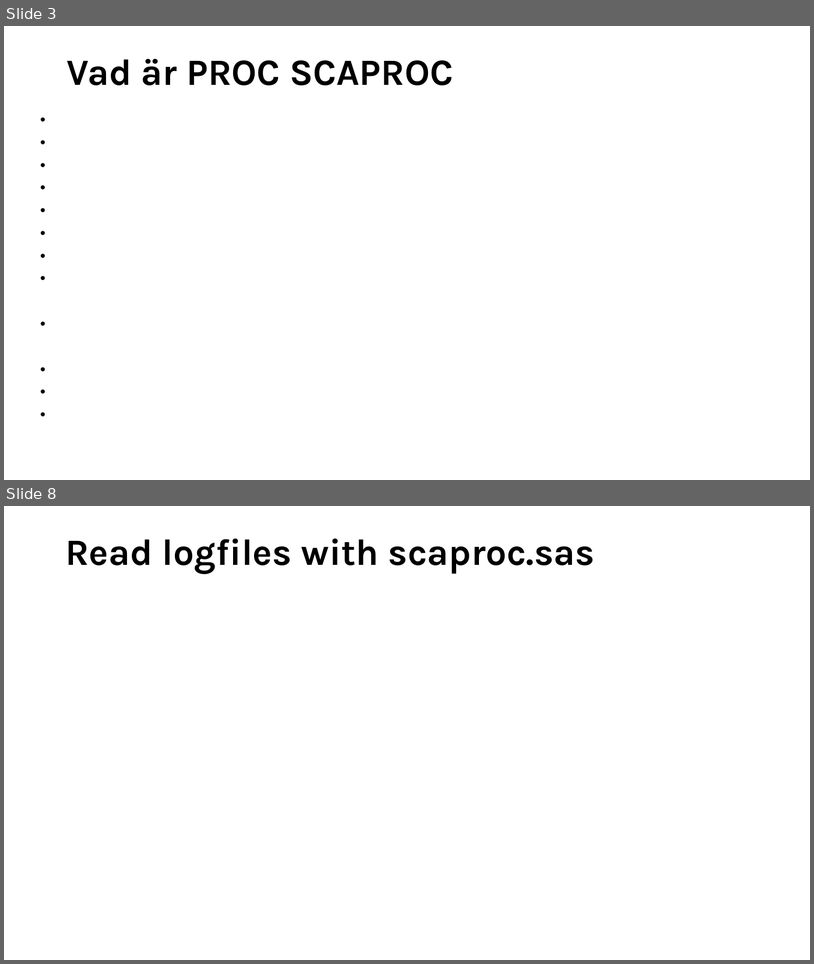
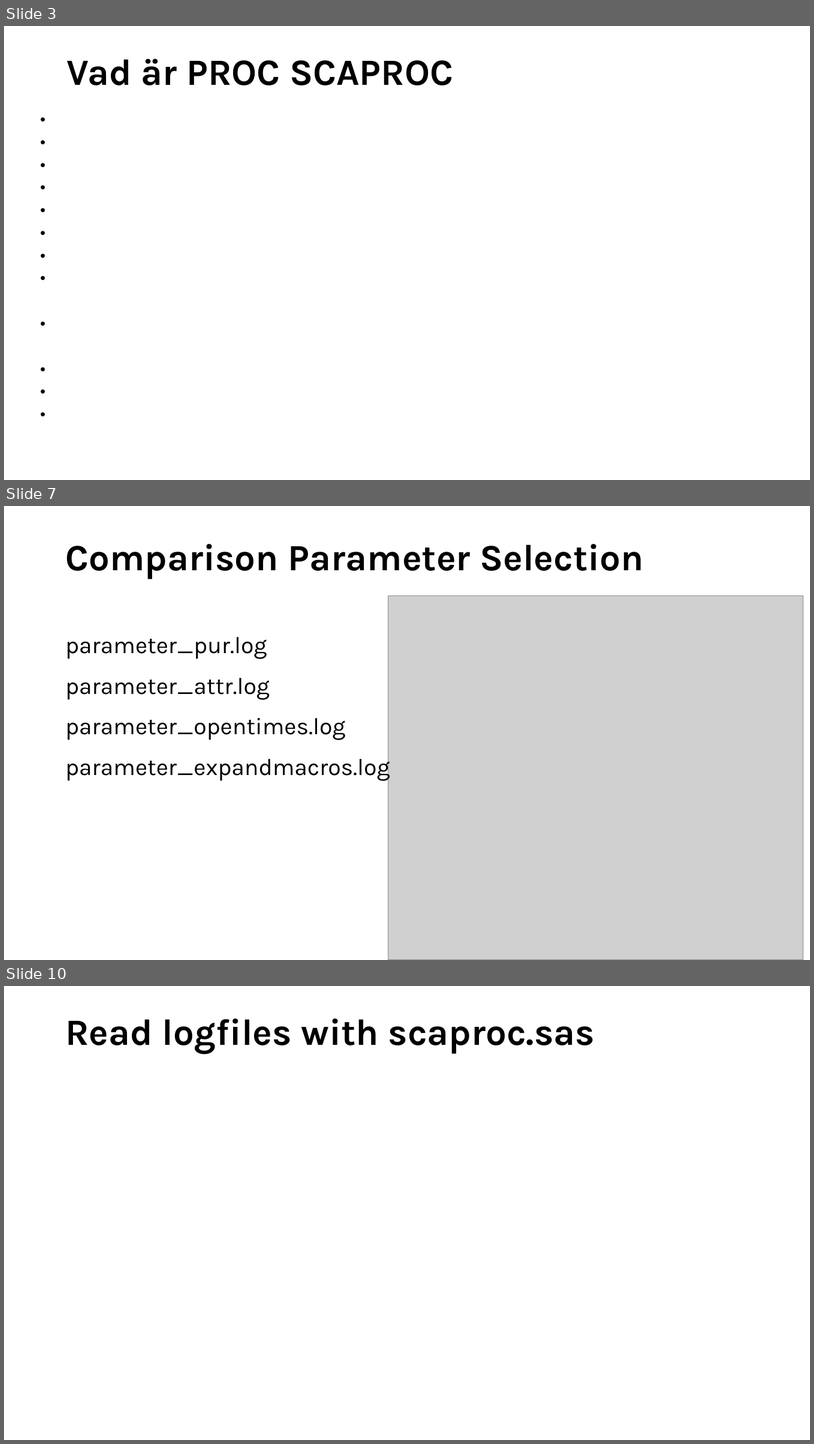
Before and after one commit to FSchwertfeger/Scaproc, a slide deck: proc scaproc.ppt. Shown one above the other, each under a label of ours: slides 3 and 8 before the commit, slides 3, 7 and 10 after it; the slides between them are not shown. The pictures are 814x964 and 814x1444 pixels, drawn with LibreOffice and Linux fonts; fonts in the diff are those of the drawing; grey boxes stand for pictures. Boxes give left, top, right and bottom in pixels: in the first picture for what was removed or moved away, otherwise in the second. Text is boxed around its words. In the diff, an @@ line names an element or a change of style, - is before the commit and + after.

```diff
--- a/proc scaproc.ppt
+++ b/proc scaproc.ppt
@@ slide 7 added at (x1=4, y1=506, x2=810, y2=960), background #FFFFFF @@
@@ title added at (x1=65, y1=544, x2=644, y2=579), 44 pt, text #000000, bold @@
+Comparison Parameter Selection
@@ picture added at (x1=388, y1=596, x2=803, y2=960) @@
@@ text added at (x1=65, y1=637, x2=390, y2=781), 28 pt, text #000000 @@
+parameter_pur.log
+parameter_attr.log
+parameter_opentimes.log
+parameter_expandmacros.log
@@ what was slide 8 is now slide 10 @@
```
Also in this commit, not shown: 4 slides changed, 3 other slides added, 2 slides removed, 1 other file.
